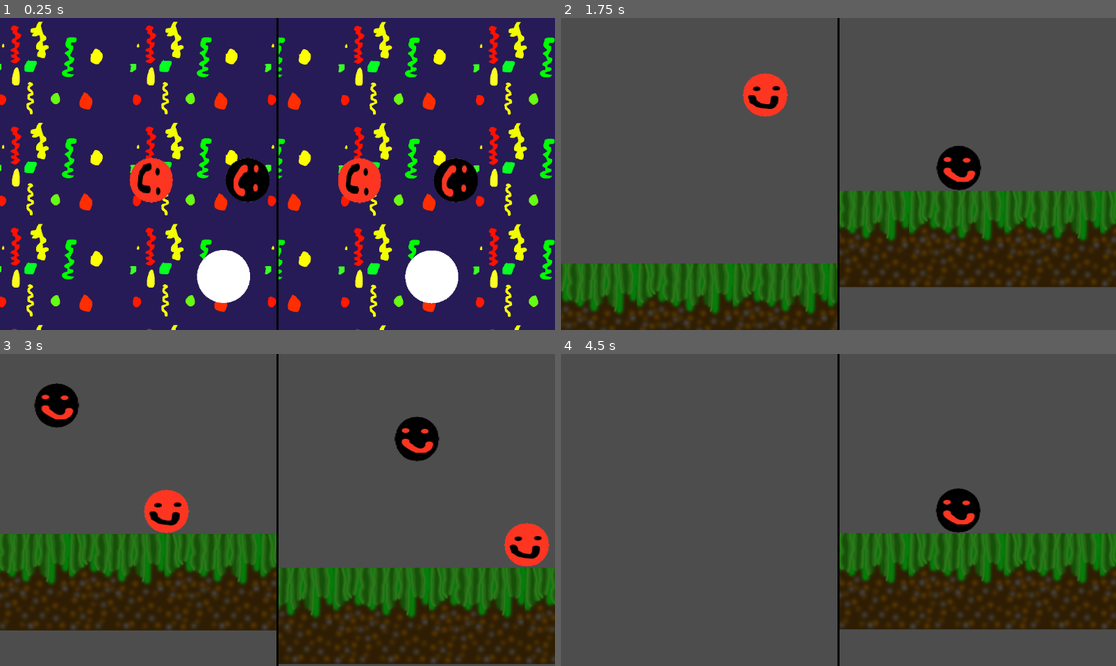
Above: before the commit, frames 1-4 (two rows, left to right).
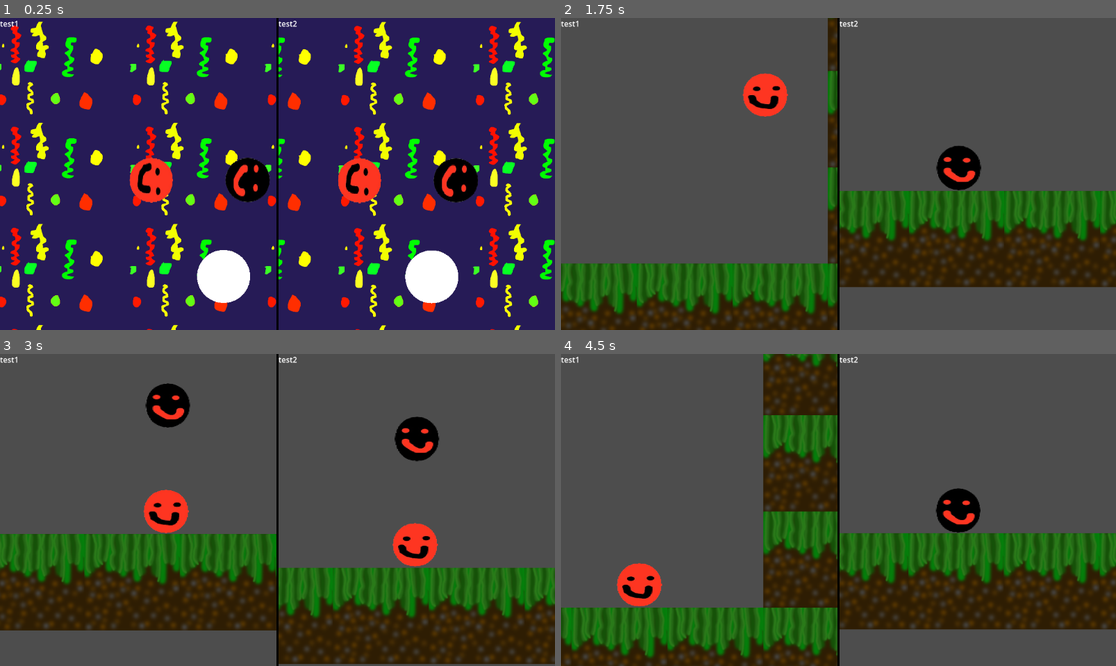
Above: after the commit, the same moments.

Repository: real-chicken-master/GDD112TempName
Game: Godot game, scene res://UI/splitscreen.tscn
The game is run twice, just before and just after one commit, with the same random seed, the same clock (stepped at 60 frames per second) and the same inputs.
Inputs:
- Up to frame 1 (0.25 s): no input
- Up to frame 2 (1.75 s): hold D (right1) from 0.53 s (still down); tap Down (down2) at 0.6 s; tap W (up1) at 0.77, 1.52 s; tap Left (left2) at 1.35 s
- Up to frame 3 (3 s): release D (right1) at 2.03 s; hold A (left1) 2.03-2.78 s; tap Right (right2) at 2.1 s; hold D (right1) from 2.78 s (still down); tap Up (up2) at 2.85 s
- Up to frame 4 (4.5 s): tap W (up1) at 3.02, 3.77 s; tap Down (down2) at 3.6 s; release D (right1) at 4.28 s; hold A (left1) from 4.28 s (still down); tap Left (left2) at 4.35 s

The runs differ from the first frame. In frame 1, less than 0.1% of the frame differs, in the area x 0-54%, y 0-3%; in frame 2, 1.4%; in frame 3, 7.9%; in frame 4, 21%, in the area x 0-54%, y 0-100%.

Commit message:
platfromer hit coutter

Diff:
--- a/Minigames/platformer/platformer.gd
+++ b/Minigames/platformer/platformer.gd
@@ -1,5 +1,6 @@
 extends Node2D
 
+var hitcounter = 0
 
 func _ready():
 	for players in get_tree().get_nodes_in_group("player"):
@@ -10,11 +11,9 @@
 func _process(_delta):
 	pass
 
-
+#each time a spike is entered by a player a point is gained, who ever gets to the end with the least points wins.
 func _on_body_entered(body):
-	print (body)
-
-
-
-
-#each time a spike is entered by a player a point is gained, who ever gets to the end with the least points wins.
+	if (body.name == "player1hit"):
+		Globals.player1hit += 1
+	if (body.name == "player2hit"):
+		Globals.player2hit += 1
--- a/Minigames/platformer/platformer.tscn
+++ b/Minigames/platformer/platformer.tscn
@@ -810,4 +810,4 @@
 scale = Vector2(0.993411, 1)
 tile_set = SubResource("TileSet_ncqxv")
 format = 2
-layer_0/tile_data = PackedInt32Array(65534, 0, 0, 65535, 0,  …(348 unchanged characters)… 3227, 3, 0, -524299, 0, 0, -458761, 0, 0)
+layer_0/tile_data = PackedInt32Array(65534, 0, 0, 65535, 0,  …(348 unchanged characters)… 3227, 3, 0, -524299, 0, 0, -458761, 0, 0, -65533, 0, 0, -131069, 0, 0, -196605, 0, 0, -262141, 0, 0, -327677, 0, 0, -393213, 0, 0, -458749, 0, 0)
--- a/UI/splitscreen.tscn
+++ b/UI/splitscreen.tscn
@@ -11,7 +11,6 @@
 
 func _ready():
 	player1.set_remote_transform($Camera2D)
-
 
 
 
@@ -53,7 +52,7 @@
 
 [node name="SubViewport" type="SubViewport" parent="HBoxContainer/SubViewportContainer"]
 handle_input_locally = false
-size = Vector2i(2, 2)
+size = Vector2i(574, 648)
 render_target_update_mode = 4
 script = SubResource("GDScript_3ulip")
 
@@ -66,6 +65,10 @@
 
 [node name="level switcher" parent="HBoxContainer/SubViewportContainer/SubViewport" instance=ExtResource("2_wf0tu")]
 
+[node name="hitcounterp1" type="Label" parent="HBoxContainer/SubViewportContainer" groups=["p1hitcounter"]]
+layout_mode = 2
+text = "test1"
+
 [node name="SubViewportContainer2" type="SubViewportContainer" parent="HBoxContainer"]
 layout_mode = 2
 size_flags_horizontal = 3
@@ -73,7 +76,7 @@
 
 [node name="SubViewport" type="SubViewport" parent="HBoxContainer/SubViewportContainer2"]
 handle_input_locally = false
-size = Vector2i(2, 2)
+size = Vector2i(574, 648)
 render_target_update_mode = 4
 script = SubResource("GDScript_eexgl")
 
@@ -82,3 +85,7 @@
 
 [node name="player2" parent="HBoxContainer/SubViewportContainer2/SubViewport" instance=ExtResource("2_5bn30")]
 position = Vector2(300, 50)
+
+[node name="hitcounterp2" type="Label" parent="HBoxContainer/SubViewportContainer2" groups=["p2hitcounter"]]
+layout_mode = 2
+text = "test2"
--- a/globals/globals.gd
+++ b/globals/globals.gd
@@ -1,6 +1,17 @@
 extends Node
 
+var player1hit = 0:
+	set(timesHit):
+		player1hit = timesHit
+		get_tree().get_first_node_in_group("p1hitcounter").text = str(timesHit)
+
+var player2hit = 0:
+	set(timesHit2):
+		player2hit = timesHit2
+		get_tree().get_first_node_in_group("p2hitcounter").text = timesHit2
+
 @onready var players = get_tree().get_nodes_in_group("player")
+
 
 var movemode = "topdown":
 	set(mode):
@@ -8,6 +19,8 @@
 		for player in players:
 			player.movemode = mode
 
+var hit_counter = 0
+
 func change_scene(level):
 	var levelSwitcher = get_tree().get_first_node_in_group("levelSwitcher")
 	levelSwitcher.level = level
Not shown: 1 places in lobby/main_lobby.tscn that only renumber resources
Not shown: 1 places in players/player 2/player2.tscn that only renumber resources
Not shown: 1 places in players/player1/player1.tscn that only renumber resources
